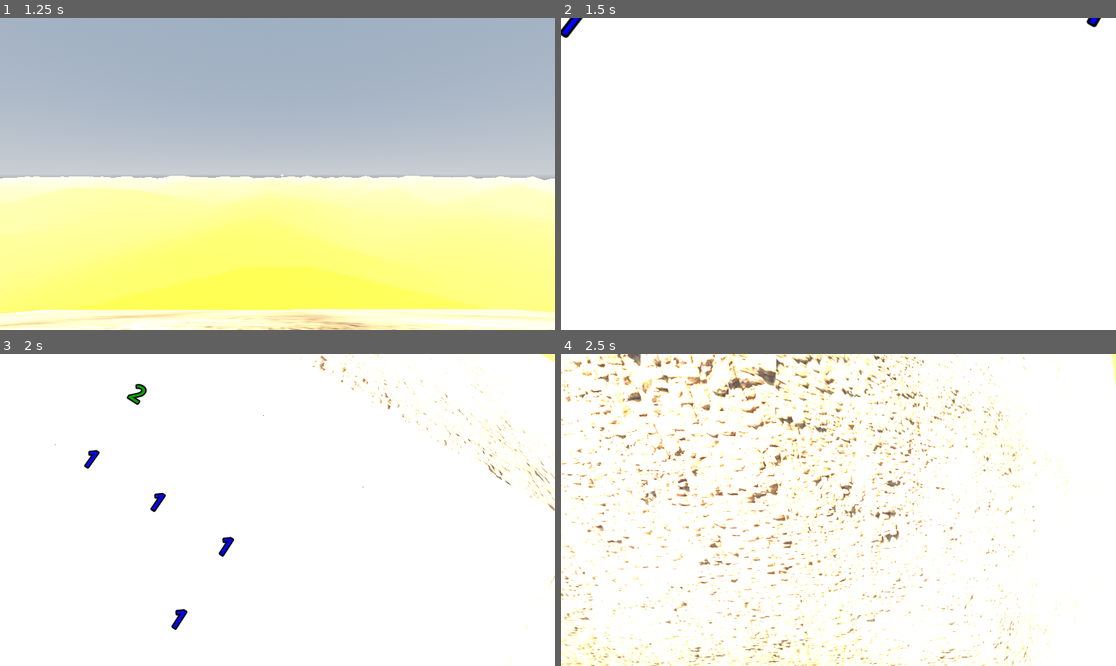
Above: before the commit, frames 1-4 (two rows, left to right).
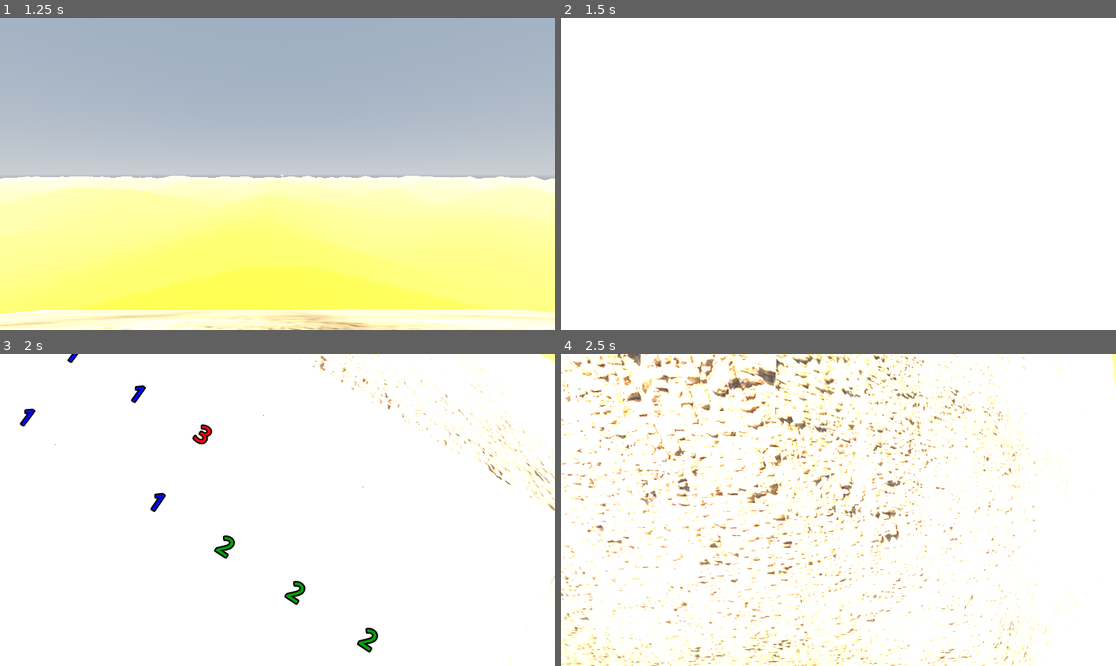
Above: after the commit, the same moments.

Repository: elebras1/Demineur3D
Game: Godot game, scene res://main_menu/main_menu.tscn
Same seed, same stepped clock (60 frames per second), same inputs: the game is played once before the commit and once after it.
Inputs (mouse positions are in pixels of both pictures, inside the frame that each line leads up to):
- Up to frame 1 (1.25 s): click "Jouer" at 0.5 s
- Up to frame 2 (1.5 s): tap Enter at 1.25 s; move the mouse to (866, 174) at 1.27 s; hold D from 1.28 s (still down); hold Z from 1.28 s (still down); click (866, 174) at 1.42 s
- Up to frame 3 (2 s): keep holding D; keep holding Z; tap Space at 1.52 s
- Up to frame 4 (2.5 s): move the mouse to (810, 510) at 2.02 s; release D at 2.03 s; release Z at 2.03 s; hold S from 2.03 s (still down); tap Q at 2.1 s; tap Space at 2.27 s

Frame 1 is identical in both runs. In frame 2, 0.2% of the frame differs, in the area x 0-98%, y 0-7%; in frame 3, 1.0%, in the area x 3-69%, y 0-96%; in frame 4, nothing differs.

Commit message:
refactor package

Diff:
--- a/cell.gd
+++ b/cell/cell.gd
@@ -14,7 +14,7 @@
 @onready var mesh_instance = $MeshInstance3D
 @onready var label = $MeshInstance3D/Label3D
 
-var flag_scene = preload("res://flag.tscn") # Renommé pour éviter la confusion avec la variable 'flag'
+var flag_scene = preload("res://cell/flag.tscn") # Renommé pour éviter la confusion avec la variable 'flag'
 
 # Couleurs standards du Démineur pour les chiffres 1 à 8
 const NUMBER_COLORS = {
@@ -124,7 +124,7 @@
 
 	# Gestion Explosion
 	if board[grid_pos.y][grid_pos.x]["mine"]:
-		var explosion = preload("res://explosion.tscn")
+		var explosion = preload("res://fx/explosion.tscn")
 		if explosion:
 			var explosion_mesh = explosion.instantiate()
 			add_child(explosion_mesh)
--- a/cell.tscn
+++ b/cell/cell.tscn
@@ -1,6 +1,6 @@
 [gd_scene load_steps=5 format=3 uid="uid://blim338rlrmej"]
 
-[ext_resource type="Script" path="res://cell.gd" id="1_mk6mh"]
+[ext_resource type="Script" uid="uid://ccbjtuk1wvso8" path="res://cell/cell.gd" id="1_mk6mh"]
 
 [sub_resource type="BoxMesh" id="BoxMesh_6hwxq"]
 size = Vector3(1, 0.2, 1)
--- a/checkerboard.gd
+++ b/main/checkerboard.gd
@@ -5,7 +5,7 @@
 @export var cell_size: float = 1.0
 @export var num_mines: int = 300
 
-var cell_scene = preload("res://cell.tscn")
+var cell_scene = preload("res://cell/cell.tscn")
 var grid: Array = []
 var generator: MineSweeper
 var board: Array = []
--- a/minesweeper.tscn
+++ b/main/minesweeper.tscn
@@ -1,7 +1,7 @@
 [gd_scene load_steps=4 format=3 uid="uid://cas4o7p83k1wd"]
 
-[ext_resource type="Script" path="res://checkerboard.gd" id="1_1jydy"]
-[ext_resource type="PackedScene" path="res://player.tscn" id="2_7nxku"]
+[ext_resource type="Script" uid="uid://bvox1i3v2632a" path="res://main/checkerboard.gd" id="1_1jydy"]
+[ext_resource type="PackedScene" uid="uid://iwi6e6cv05wv" path="res://player/player.tscn" id="2_7nxku"]
 [ext_resource type="PackedScene" uid="uid://d3h7ahylysio1" path="res://background/background.tscn" id="3_xrf8k"]
 
 [node name="Minesweeper" type="Node3D"]
--- a/main_menu/main_menu.gd
+++ b/main_menu/main_menu.gd
@@ -14,7 +14,7 @@
 	Input.set_mouse_mode(Input.MOUSE_MODE_VISIBLE)
 	play_button.pressed.connect(_on_PlayButton_pressed)
 func _on_PlayButton_pressed() -> void:
-	var minesweeper_scene: Node = load("res://minesweeper.tscn").instantiate() as Node
+	var minesweeper_scene: Node = load("res://main/minesweeper.tscn").instantiate() as Node
 	var diff_index: int = int(option_button.selected)
 	var cfg: Dictionary = difficulties.get(diff_index, difficulties[0])
 
--- a/main_menu/main_menu.tscn
+++ b/main_menu/main_menu.tscn
@@ -1,7 +1,7 @@
 [gd_scene load_steps=4 format=3 uid="uid://bg86nmh0biqea"]
 
 [ext_resource type="Script" uid="uid://cs2foodspf3jc" path="res://main_menu/main_menu.gd" id="1_d3a7t"]
-[ext_resource type="PackedScene" uid="uid://b7a05jt8pw7m7" path="res://minesweeper.tscn" id="1_oa53l"]
+[ext_resource type="PackedScene" uid="uid://cas4o7p83k1wd" path="res://main/minesweeper.tscn" id="1_oa53l"]
 
 [sub_resource type="LabelSettings" id="LabelSettings_d3a7t"]
 font_size = 60
--- a/node_3d.tscn
+++ /dev/null
@@ -1,6 +0,0 @@
-[gd_scene load_steps=2 format=3 uid="uid://lehw5oym6qph"]
-
-[ext_resource type="Script" path="res://ProceduralGeneration.gd" id="1_h3rh8"]
-
-[node name="ProceduralGeneration" type="Node3D"]
-script = ExtResource("1_h3rh8")
--- a/player.tscn
+++ b/player/player.tscn
@@ -1,7 +1,7 @@
 [gd_scene load_steps=5 format=3 uid="uid://iwi6e6cv05wv"]
 
-[ext_resource type="Script" path="res://player.gd" id="1_4flbx"]
-[ext_resource type="Script" path="res://Label.gd" id="2_743ec"]
+[ext_resource type="Script" uid="uid://pwia1ho4h417" path="res://player/player.gd" id="1_4flbx"]
+[ext_resource type="Script" uid="uid://kplm4m3gyn2e" path="res://main/Label.gd" id="2_743ec"]
 [ext_resource type="AudioStream" uid="uid://bui48lax5rshq" path="res://song.mp3" id="3_i3pqv"]
 
 [sub_resource type="CapsuleShape3D" id="CapsuleShape3D_sh265"]
--- a/pyramid.gd
+++ b/pyramid/pyramid.gd
@@ -70,7 +70,7 @@
 	mesh_instance.mesh = mesh
 
 	# Charger et appliquer la texture
-	var texture = load("res://pyramide.png")
+	var texture = load("res://pyramid/pyramide.png")
 
 	# --- CORRECTION DU MATÉRIAU (Mapping Triplanaire) ---
 	var material = StandardMaterial3D.new()
Renamed: cell.gd.uid -> cell/cell.gd.uid
Renamed: flag.tscn -> cell/flag.tscn
Renamed: explosion.tscn -> fx/explosion.tscn
Renamed: Label.gd -> main/Label.gd
Renamed: Label.gd.uid -> main/Label.gd.uid
Renamed: checkerboard.gd.uid -> main/checkerboard.gd.uid
Renamed: ProceduralGeneration.gd -> main/proceduralGeneration.gd
Renamed: ProceduralGeneration.gd.uid -> main/proceduralGeneration.gd.uid
Renamed: player.gd -> player/player.gd
Renamed: player.gd.uid -> player/player.gd.uid
Renamed: pyramid.gd.uid -> pyramid/pyramid.gd.uid
Renamed: pyramide.png -> pyramid/pyramide.png
(and 1 more such lines)
